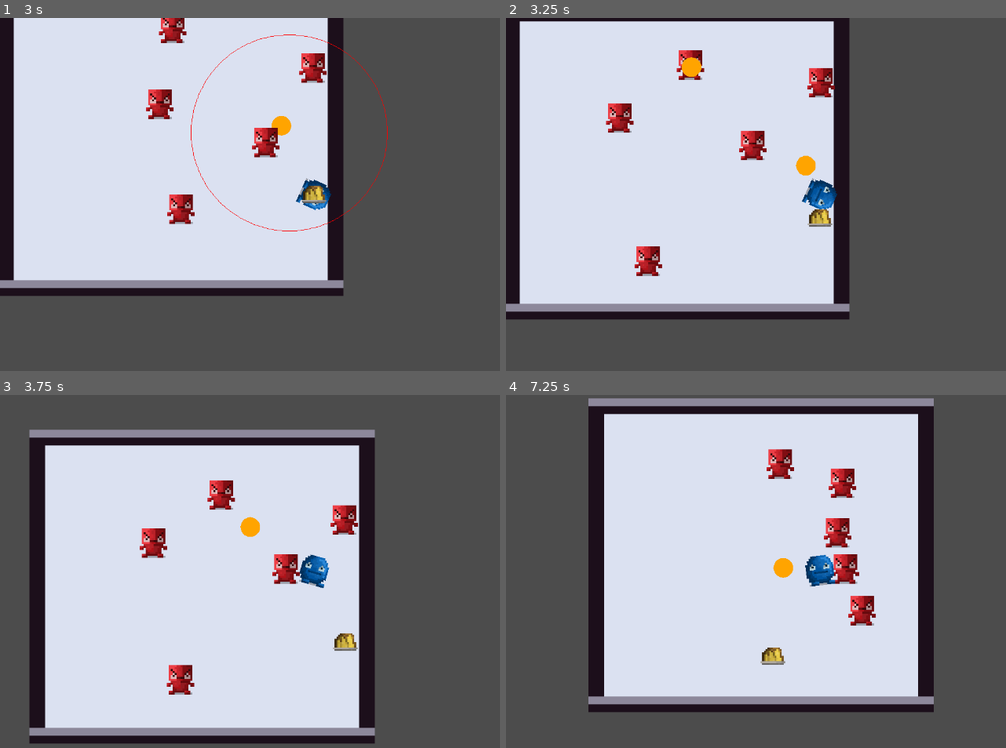
Above: before the commit, frames 1-4 (two rows, left to right).
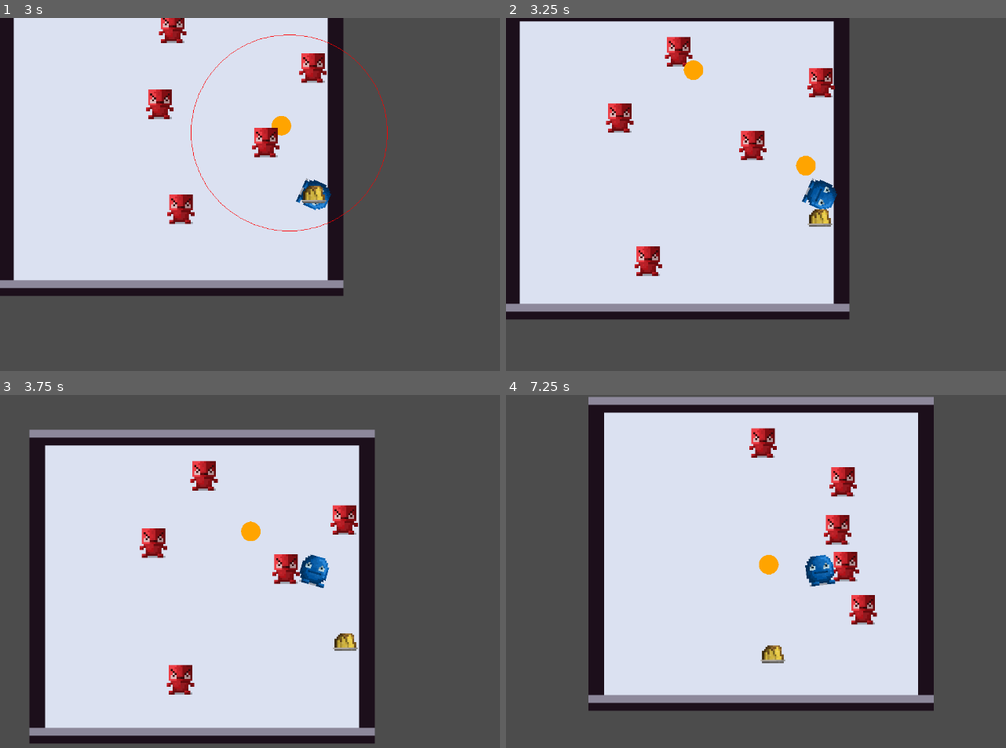
Above: after the commit, the same moments.

Repository: CertifiedIdiots/Bomber
Game: Godot game, scene res://Levels/Main.tscn
Same seed, same stepped clock (60 frames per second), same inputs: the game is played once before the commit and once after it.
Inputs (mouse positions are in pixels of both pictures, inside the frame that each line leads up to):
- Up to frame 1 (3 s): move the mouse to (450, 176) at 0.52 s; press the mouse at (450, 176) at 0.53 s; hold D (move_right) 0.53-1.28 s; move the mouse to (190, 212) at 1.27 s; release the mouse at (190, 212) at 1.28 s; hold Down (move_down) 1.28-2.03 s; right-click (190, 212) at 1.35 s; move the mouse to (375, 116) at 2.02 s; press the mouse at (375, 116) at 2.03 s; hold D (move_right) 2.03-2.78 s; move the mouse to (285, 265) at 2.77 s; release the mouse at (285, 265) at 2.78 s; hold W (move_up) from 2.78 s (still down); right-click (285, 265) at 2.85 s
- Up to frame 2 (3.25 s): keep holding W (move_up)
- Up to frame 3 (3.75 s): move the mouse to (outside the picture) at 3.52 s; release W (move_up) at 3.53 s; press the mouse at (outside the picture) at 3.53 s; hold A (move_left) from 3.53 s (still down)
- Up to frame 4 (7.25 s): move the mouse to (631, 518) at 4.27 s; release the mouse at (631, 518) at 4.28 s; right-click (631, 518) at 4.35 s; move the mouse to (851, 571) at 5.02 s; release A (move_left) at 5.03 s; press the mouse at (851, 571) at 5.03 s; hold Down (move_down) 5.03-5.78 s; move the mouse to (726, 483) at 5.77 s; release the mouse at (726, 483) at 5.78 s; hold D (move_right) 5.78-6.53 s; right-click (726, 483) at 5.85 s; move the mouse to (956, 553) at 6.52 s; press the mouse at (956, 553) at 6.53 s; hold W (move_up) from 6.53 s (still down)

Frame 1 is identical in both runs. In frame 2, 0.6% of the frame differs, in the area x 31-40%, y 5-18%; in frame 3, 0.8%; in frame 4, 4.6%, in the area x 16-86%, y 0-90%.

Commit message:
Make shooter immovable

Diff:
--- a/Scripts/Enemy.gd
+++ b/Scripts/Enemy.gd
@@ -9,6 +9,7 @@
 var friction = 0.1
 var endpoint = null
 var direction = null
+var pushable = true
 
 var attack_scene = preload("res://Objects/Attack.tscn")
 
--- a/Scripts/Explosion.gd
+++ b/Scripts/Explosion.gd
@@ -20,5 +20,6 @@
 func _on_Explosion_body_entered(body: Node):
 	if body.is_in_group(self.target):
 		body.damage(50)
-		body.stunned = 0.5
-		body.velocity = (body.position - self.position) * 5
+		if body.pushable:
+			body.stunned = 0.5
+			body.velocity = (body.position - self.position) * 5
--- a/Scripts/Shield.gd
+++ b/Scripts/Shield.gd
@@ -51,7 +51,7 @@
 
 func push_enemies():
 	for body in get_overlapping_bodies():
-		if body.is_in_group("enemy"):
+		if body.is_in_group("enemy") and body.pushable:
 			body.stunned = 0.5
 			var force = (body.position - get_parent().position).normalized() * 100
 			body.velocity = force * 5
--- a/Scripts/ShooterEnemy.gd
+++ b/Scripts/ShooterEnemy.gd
@@ -2,8 +2,9 @@
 
 func _ready():
 	self.health = 150
-	self.attack_range = 200
+	self.attack_range = 300
 	self.attack_scene = preload("res://Objects/Projectile.tscn")
+	self.pushable = false
 
 func attack(target):
 	if stunned > 0:
